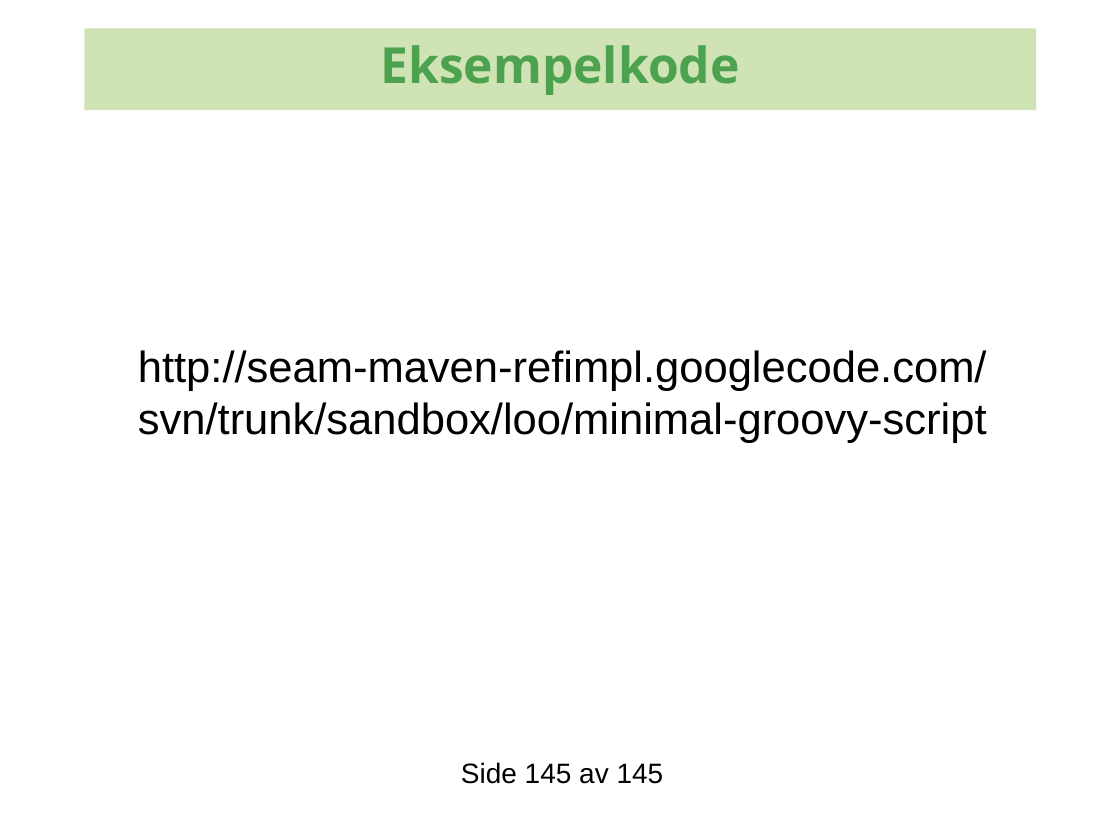
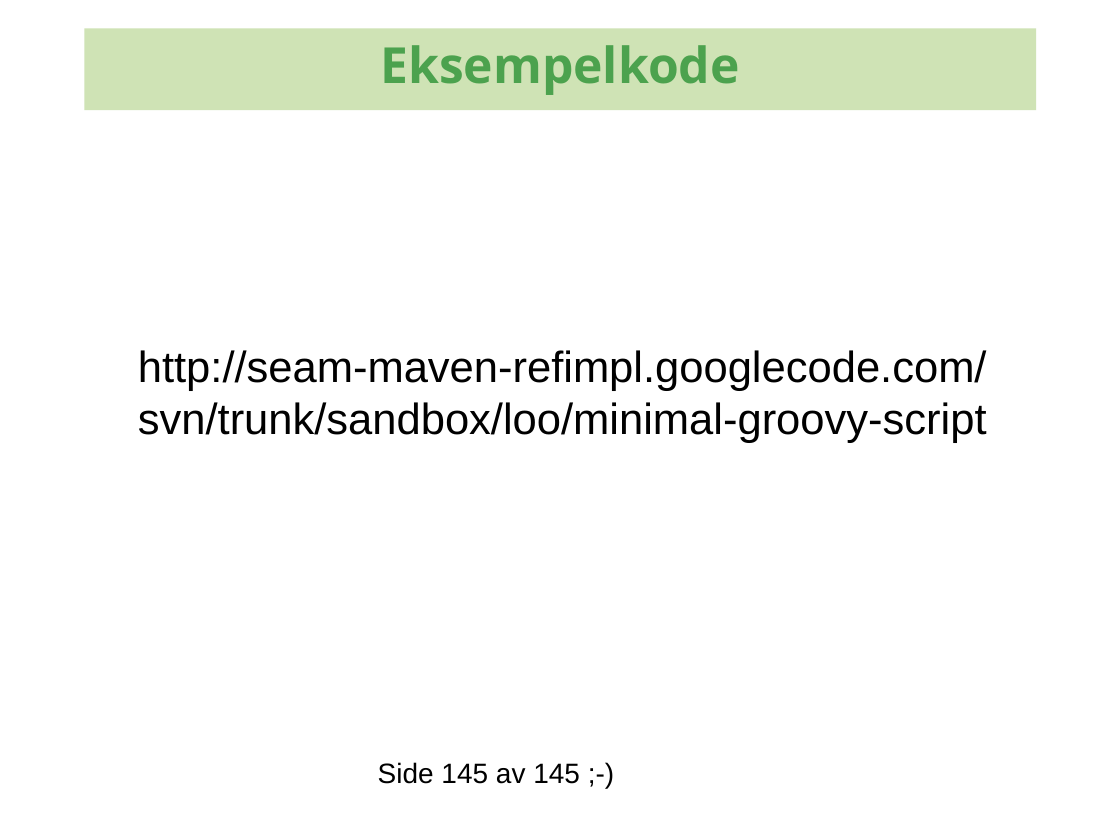
Before and after one commit to kenglxn/seam-maven-refimpl, a slide deck: slide 30 of sandbox/loo/gmaven-lynforedrag/gmaven-lynforedrag.odp. Drawn at 1120x840 pixels with LibreOffice and Linux fonts; fonts in the diff are those of the drawing; background and template pictures are left out. Boxes give left, top, right and bottom in pixels: in the first picture for what was removed or moved away, otherwise in the second. Text is boxed around its words. In the diff, an @@ line names an element or a change of style, - is before the commit and + after.

```diff
--- a/sandbox/loo/gmaven-lynforedrag/gmaven-lynforedrag.odp
+++ b/sandbox/loo/gmaven-lynforedrag/gmaven-lynforedrag.odp
@@ text at (378, 762, 580, 784): text changed @@
-Side 145 av 145
+Side 145 av 145 ;-)
```
Also in this commit, not shown: 3 other files.
